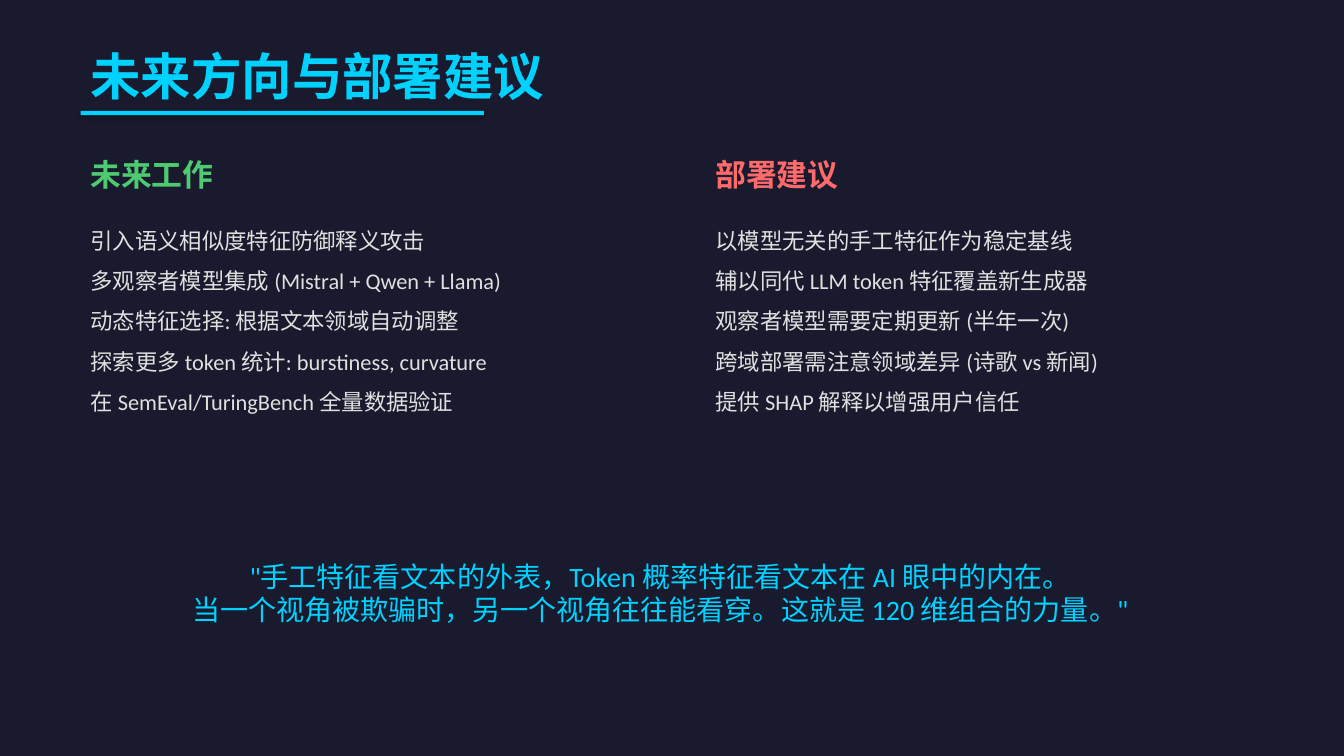
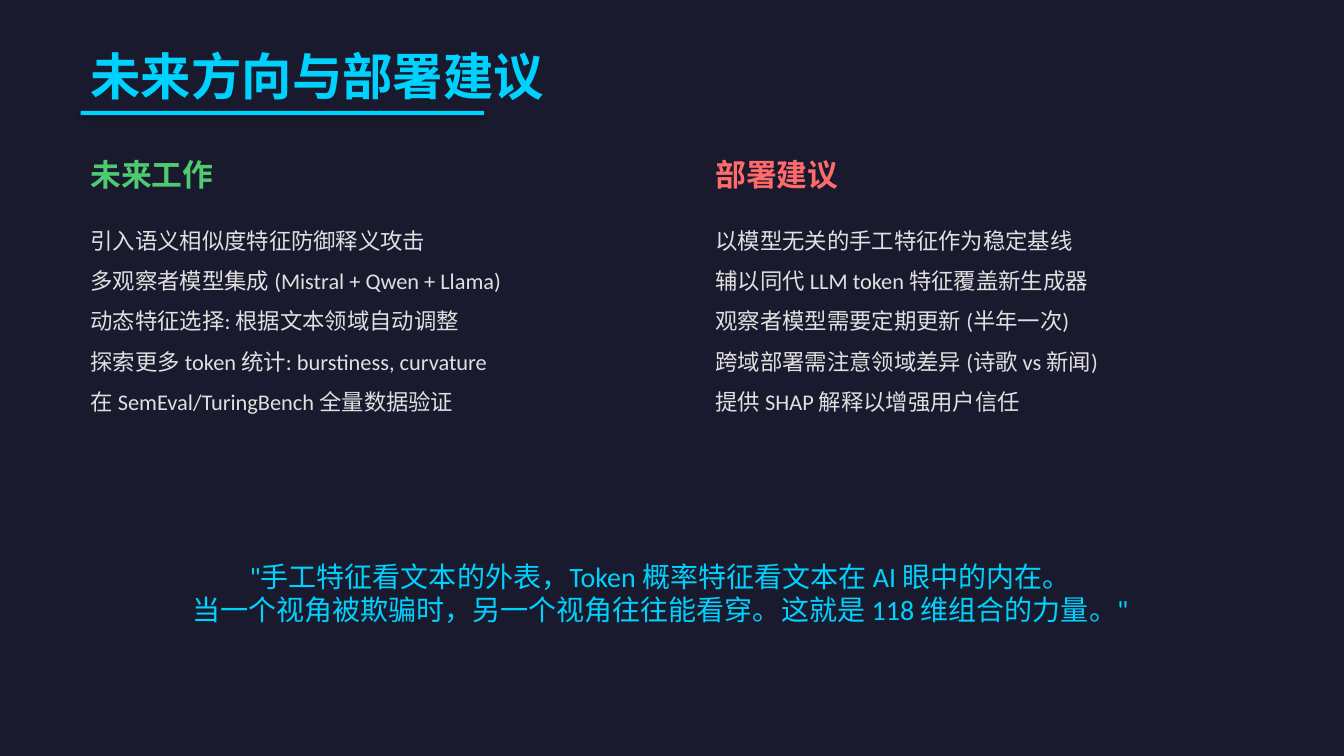
Before and after one commit to HaibinLai/HC3, a slide deck: slide 24 of reports/AIGC_Detection_Presentation.pptx. Drawn at 1344x756 pixels with LibreOffice and Linux fonts; fonts in the diff are those of the drawing. Boxes give left, top, right and bottom in pixels: in the first picture for what was removed or moved away, otherwise in the second. Text is boxed around its words. In the diff, an @@ line names an element or a change of style, - is before the commit and + after.

```diff
--- a/reports/AIGC_Detection_Presentation.pptx
+++ b/reports/AIGC_Detection_Presentation.pptx
@@ text at box(192, 563, 1129, 623): text changed @@
-"手工特征看文本的外表，Token 概率特征看文本在 AI 眼中的内在。
-当一个视角被欺骗时，另一个视角往往能看穿。这就是 120 维组合的力量。"
+"手工特征看文本的外表，Token 概率特征看文本在 AI 眼中的内在。
+当一个视角被欺骗时，另一个视角往往能看穿。这就是 118 维组合的力量。"
```
Also in this commit, not shown: 5 other slides changed, 2 other files.
